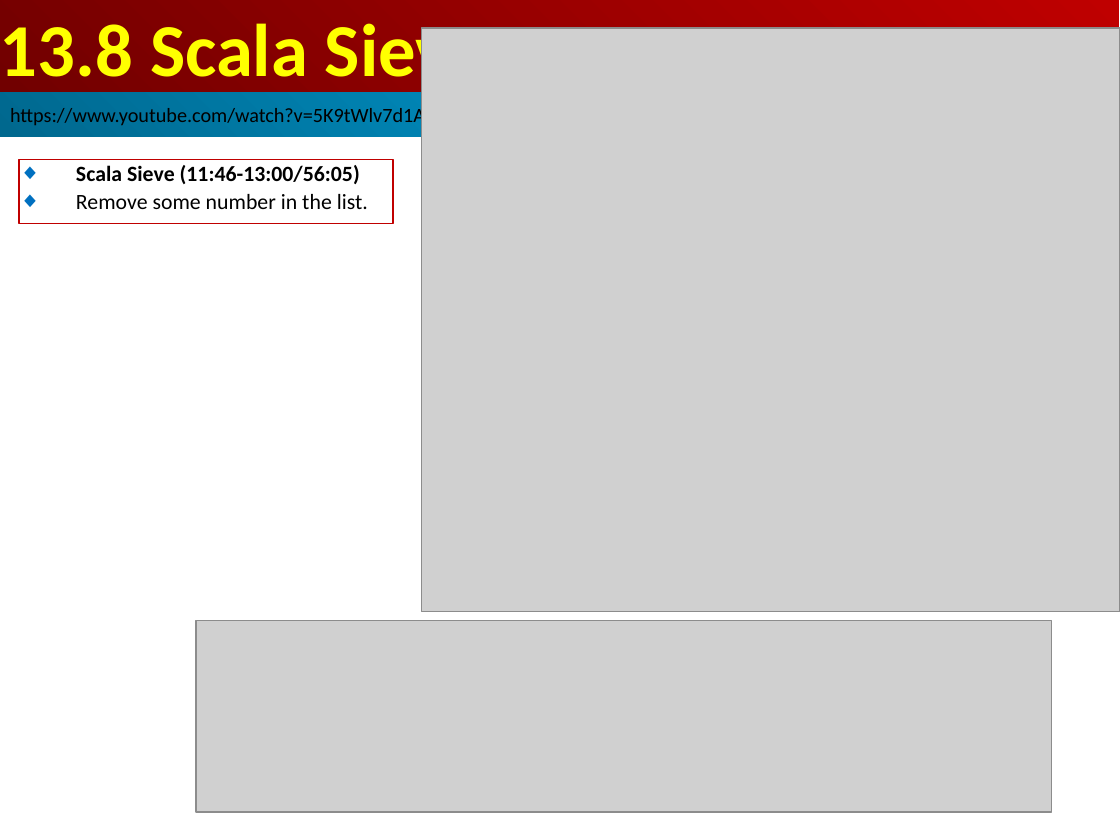
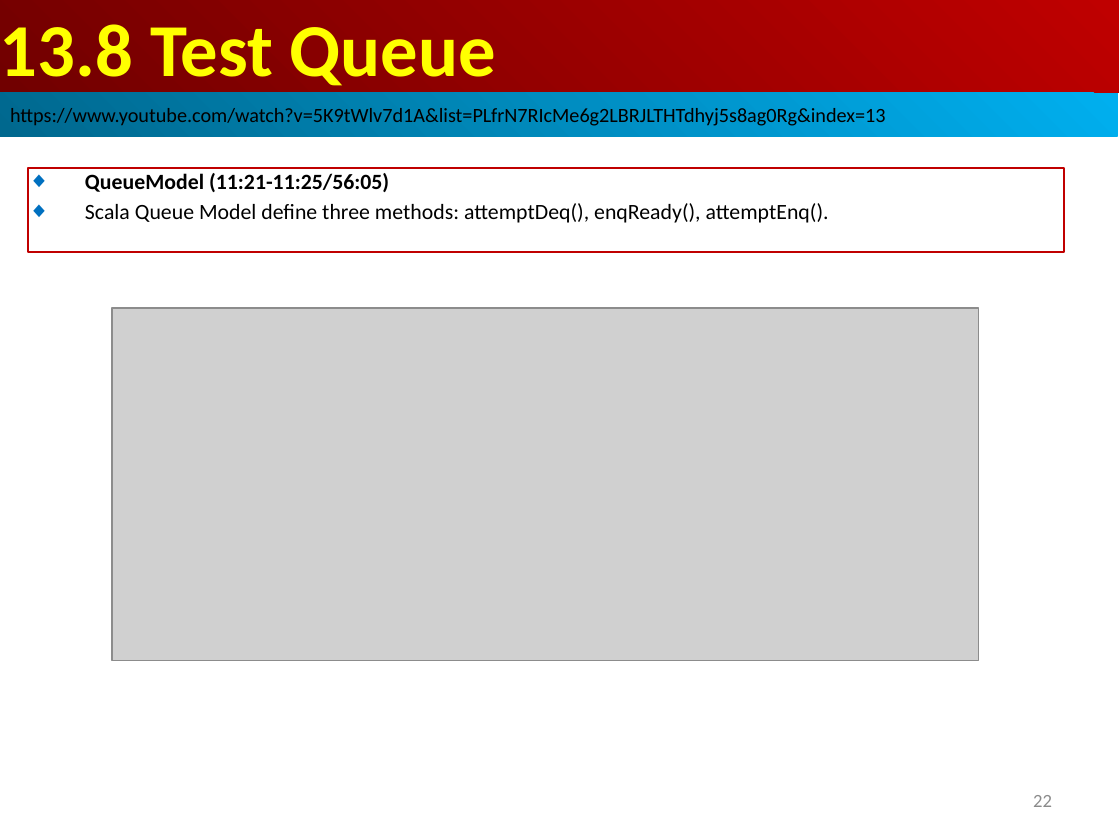
Before and after one commit to peterhchen/AIU_CS800_Chisel, a slide deck: slide 22 of 500_UCSC_HWD/013_Queue/001_Video/013.Queue.ppt (slide 23 before the commit). Drawn at 1120x840 pixels with LibreOffice and Linux fonts; fonts in the diff are those of the drawing; grey boxes stand for pictures. Boxes give left, top, right and bottom in pixels: in the first picture for what was removed or moved away, otherwise in the second. Text is boxed around its words. In the diff, an @@ line names an element or a change of style, - is before the commit and + after.

```diff
--- a/500_UCSC_HWD/013_Queue/001_Video/013.Queue.ppt
+++ b/500_UCSC_HWD/013_Queue/001_Video/013.Queue.ppt
@@ text in rectangle at (0, 24, 496, 93): text changed @@
-13.8 Scala Sieve
+13.8 Test Queue
@@ picture removed at (421, 28, 1120, 612) @@
@@ rectangle "https://www.youtube.com/watch?v=5K9tWlv7d1A&list=PLfrN7RIcMe ..." at (0, 93, 1118, 137): more space between paragraphs @@
@@ rectangle removed at (19, 159, 393, 224) @@
-◆ Scala Sieve (11:46-13:00/56:05)
-◆ Remove some number in the list.
@@ rectangle added at (28, 168, 1064, 252), outline #C00000 0.74 pt, 14 pt, text #000000 @@
+◆ QueueModel (11:21-11:25/56:05)
+◆ Scala Queue Model define three methods: attemptDeq(), enqReady(), attemptEnq().
@@ picture: place and size @@
-picture at (196, 620, 1052, 812)
+picture at (112, 308, 979, 661)
@@ page number at (1033, 795, 1052, 807): text changed @@
-23
+22
```
Also in this commit, not shown: 20 other slides changed, 7 slides added, 30 slides removed.
